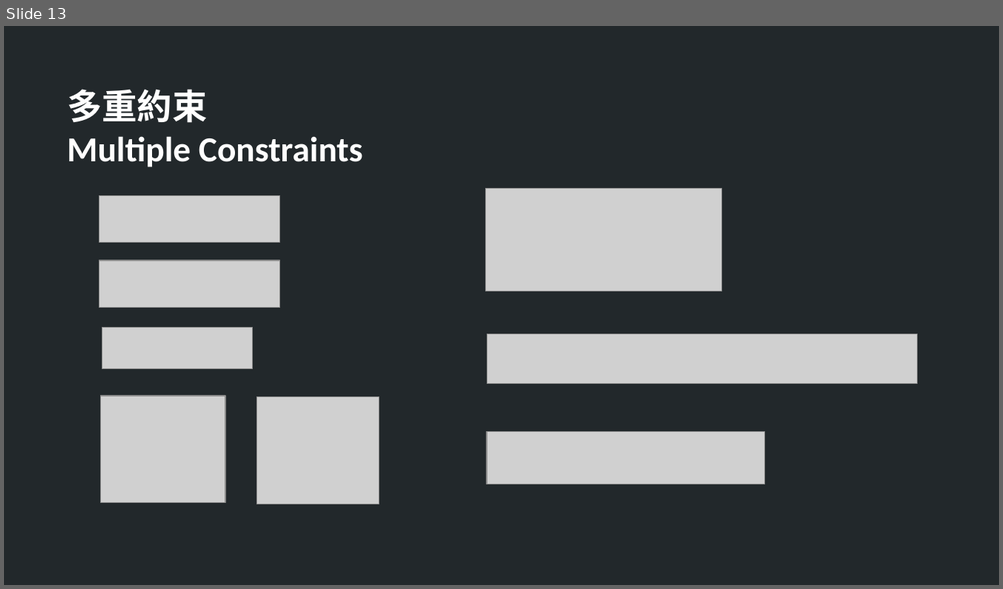
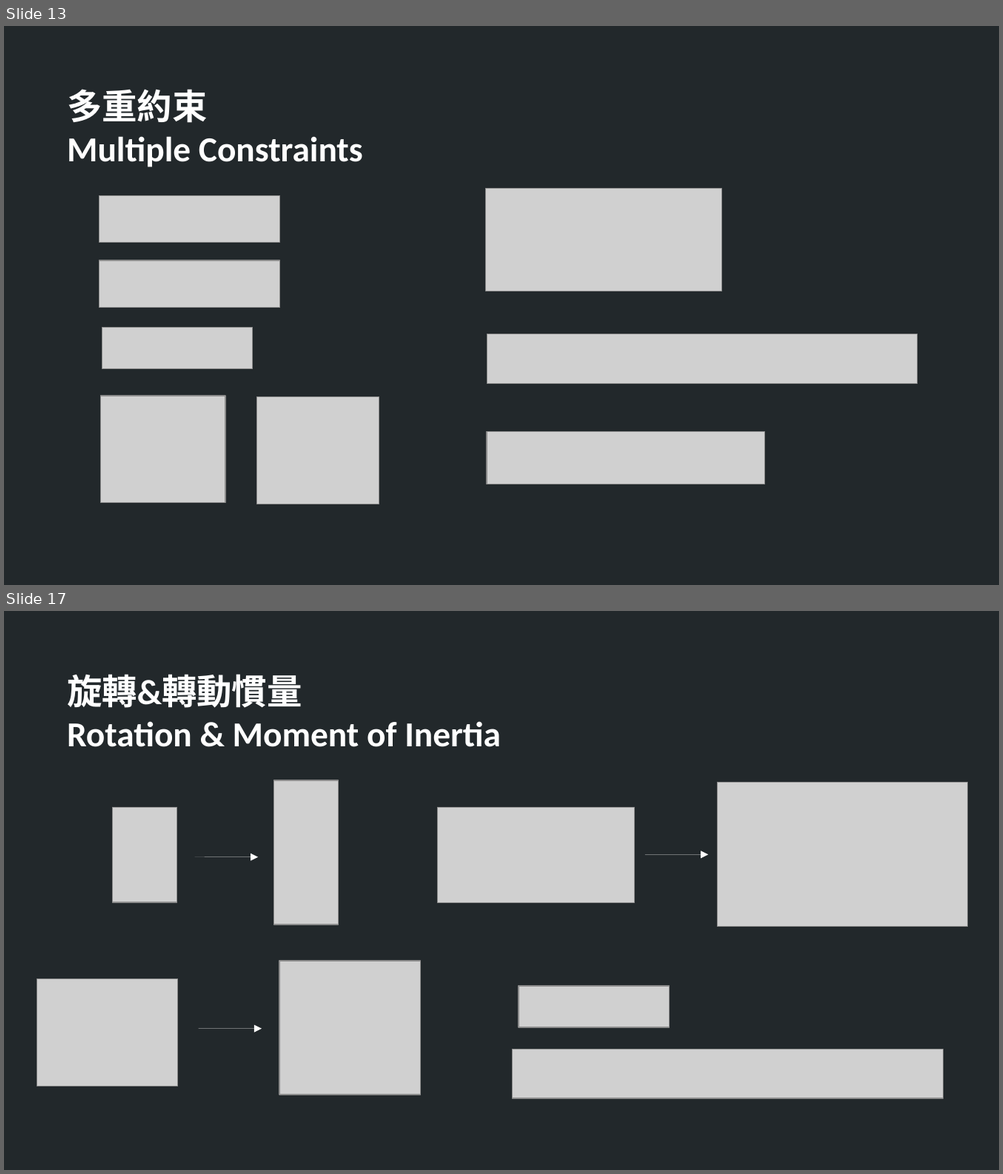
Before and after one commit to TheAllenChou/unity-physics-constraints, a slide deck: slides/physics constraints in games.odp. Shown one above the other, each under a label of ours: slide 13 before the commit, slides 13 and 17 after it; the slides between them are not shown. The pictures are 1003x589 and 1003x1174 pixels, drawn with LibreOffice and Linux fonts; fonts in the diff are those of the drawing; grey boxes stand for pictures. Boxes give left, top, right and bottom in pixels: in the first picture for what was removed or moved away, otherwise in the second. Text is boxed around its words. In the diff, an @@ line names an element or a change of style, - is before the commit and + after.

```diff
--- a/slides/physics constraints in games.odp
+++ b/slides/physics constraints in games.odp
@@ slide 17 added at [4, 611, 999, 1170], background #22282B @@
@@ text added at [67, 674, 501, 747], 28 pt, text #FFFFFF, bold @@
+旋轉&轉動慣量
+Rotation & Moment of Inertia
@@ picture added at [274, 780, 338, 925] @@
@@ picture added at [717, 783, 968, 927] @@
@@ picture added at [112, 808, 177, 903] @@
@@ picture added at [437, 808, 634, 903] @@
@@ arrow added from (645, 854) to (708, 854), #FFFFFF 0 pt @@
@@ arrow added from (194, 857) to (258, 857), #FFFFFF 0 pt @@
@@ picture added at [279, 961, 420, 1095] @@
@@ picture added at [37, 980, 177, 1087] @@
@@ picture added at [518, 986, 669, 1028] @@
@@ arrow added from (198, 1029) to (262, 1029), #FFFFFF 0 pt @@
@@ picture added at [512, 1050, 942, 1099] @@
```
Also in this commit, not shown: 6 slides changed, 1 other slide added, 20 other files.
